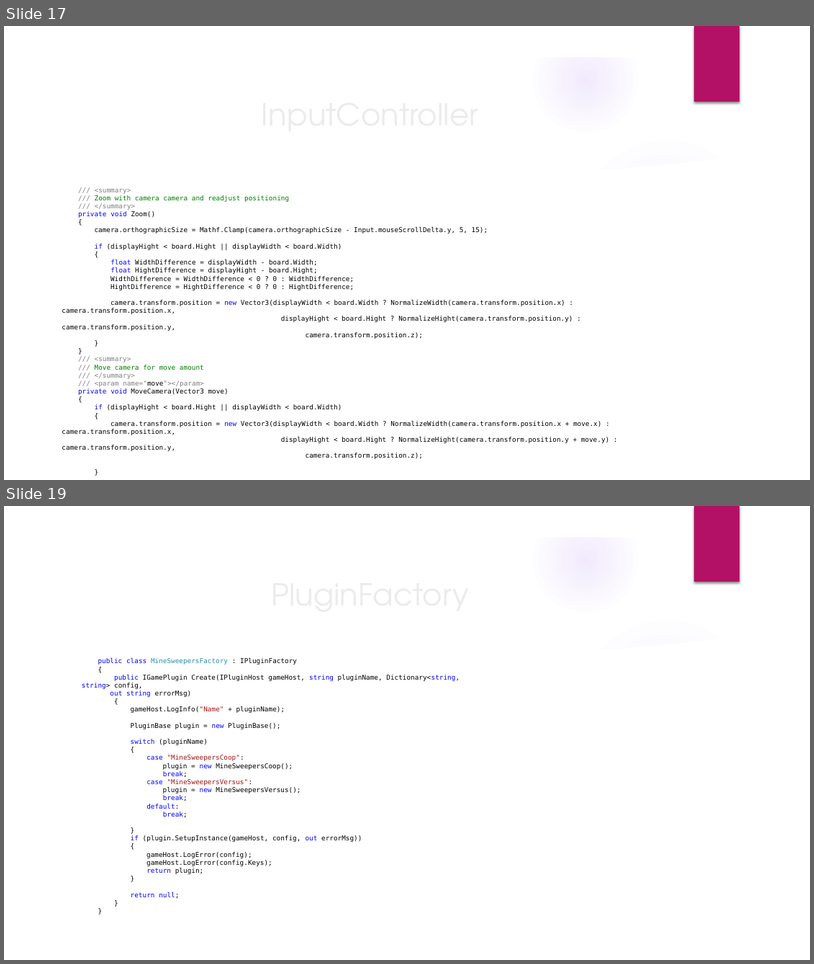
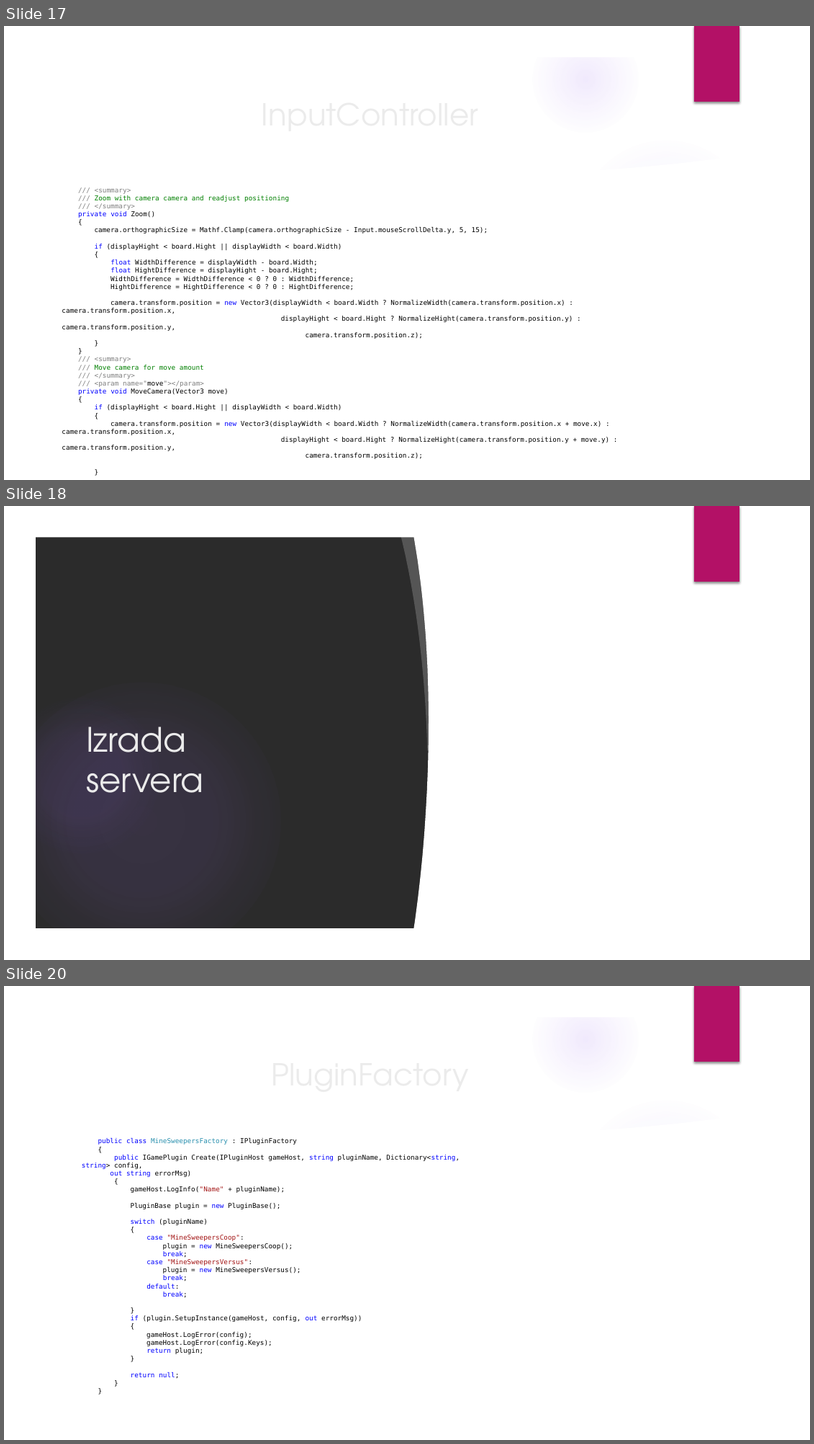
Before and after one commit to DavidManic/MineSweepersServer, a slide deck: Prezentacija.pptx. Shown one above the other, each under a label of ours: slides 17 and 19 before the commit, slides 17, 18 and 20 after it; the slides between them are not shown. The pictures are 814x964 and 814x1444 pixels, drawn with LibreOffice and Linux fonts; fonts in the diff are those of the drawing; background and template pictures are left out; a plain dark background stands for a picture behind light text. Boxes give left, top, right and bottom in pixels: in the first picture for what was removed or moved away, otherwise in the second. Text is boxed around its words. In the diff, an @@ line names an element or a change of style, - is before the commit and + after.

```diff
--- a/Prezentacija.pptx
+++ b/Prezentacija.pptx
@@ slide 18 added at (4,506,810,960), background picture (left out); not listed: 6 template elements that a slide beside it also shows @@
@@ freeform shape added at (401,531,448,752), fill #FFFFFF at 20% opacity @@
@@ freeform shape added at (413,533,496,933), fill #FFFFFF @@
@@ rectangle added at (486,533,782,933), fill #FFFFFF @@
@@ title added at (86,726,203,793), 40 pt, text #EBEBEB @@
+Izrada
+servera
@@ what was slide 19 is now slide 20 @@
```
Also in this commit, not shown: 4 slides changed, 12 other slides added, 14 slides removed, 1 other file.
